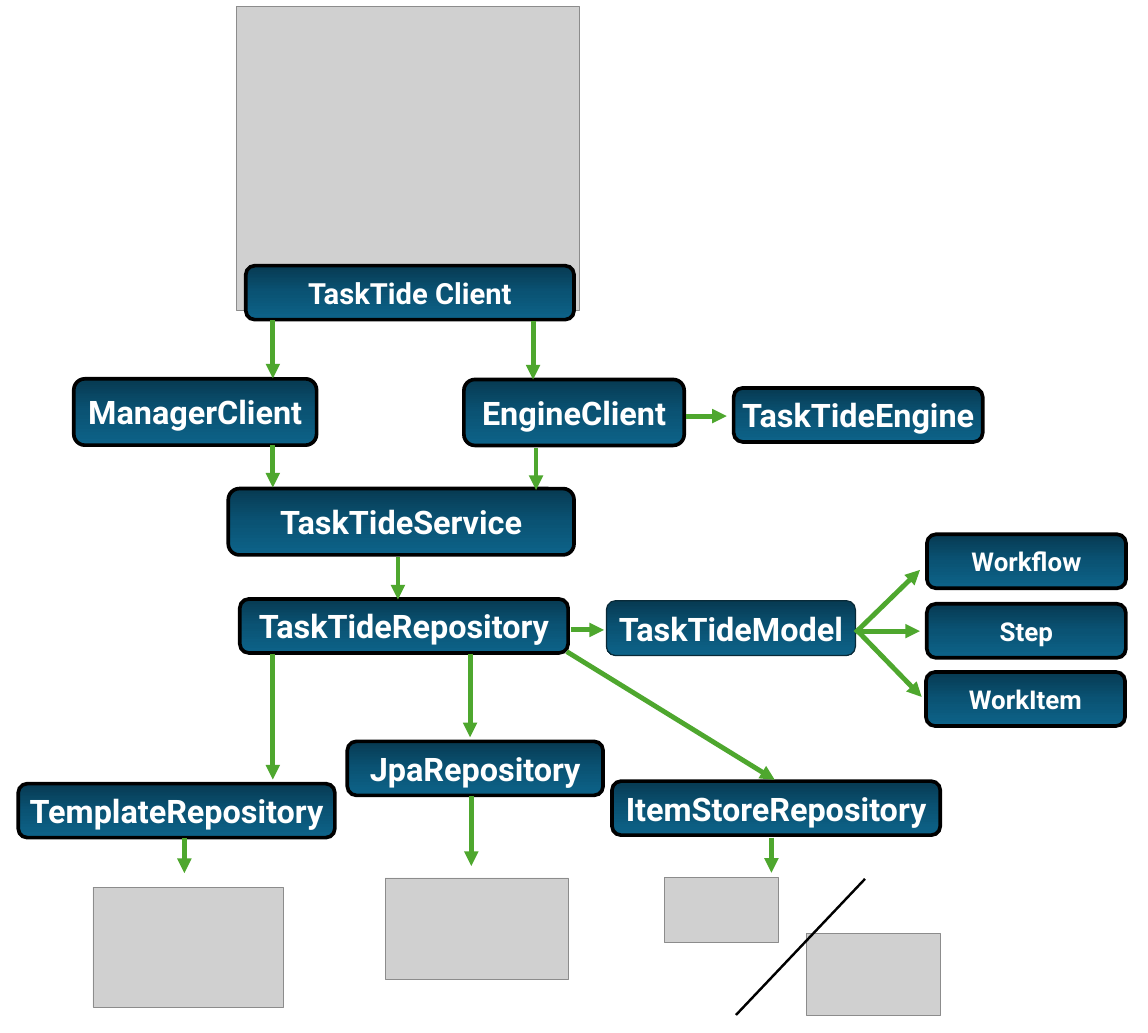
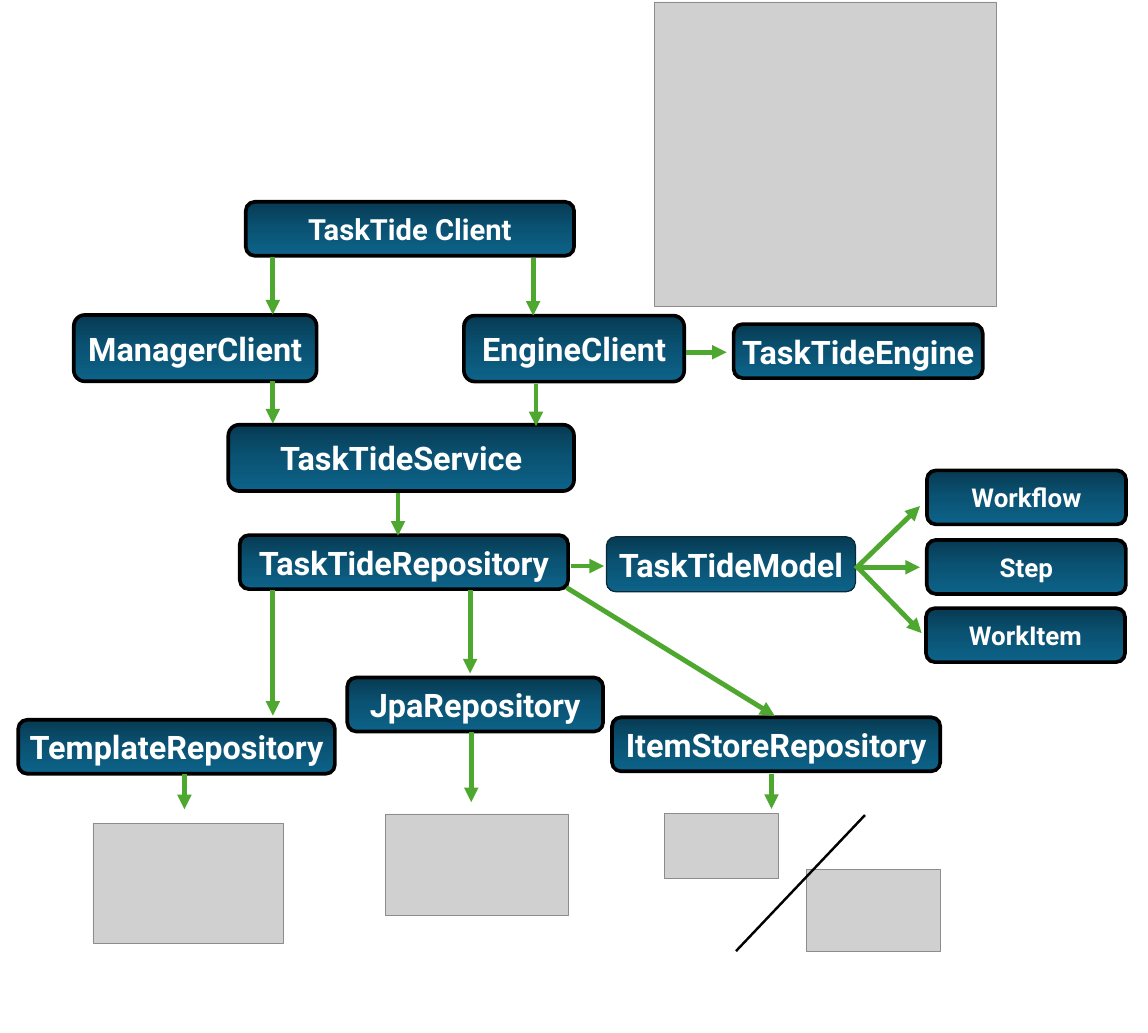
Before and after one commit to BrenKenna/TaskTide, a slide deck: slide 8 of tasktide/docs/Diagrams/Diagrams.pptx (slide 7 before the commit). Drawn at 1148x1033 pixels with LibreOffice and Linux fonts; fonts in the diff are those of the drawing; grey boxes stand for pictures. Boxes give left, top, right and bottom in pixels: in the first picture for what was removed or moved away, otherwise in the second. Text is boxed around its words. In the diff, an @@ line names an element or a change of style, - is before the commit and + after.

```diff
--- a/tasktide/docs/Diagrams/Diagrams.pptx
+++ b/tasktide/docs/Diagrams/Diagrams.pptx
@@ picture: place and size @@
-picture at (237,6,579,310)
+picture at (654,2,996,306)
@@ 16 arrows, 13 rounded rectangles, 4 pictures, 1 line: place and size @@
-16 arrows, 13 rounded rectangles, 4 pictures, 1 line at (18,266,1125,1015)
+16 arrows, 13 rounded rectangles, 4 pictures, 1 line at (18,202,1125,951)
```
Also in this commit, not shown: 3 other slides changed, 1 other file.
